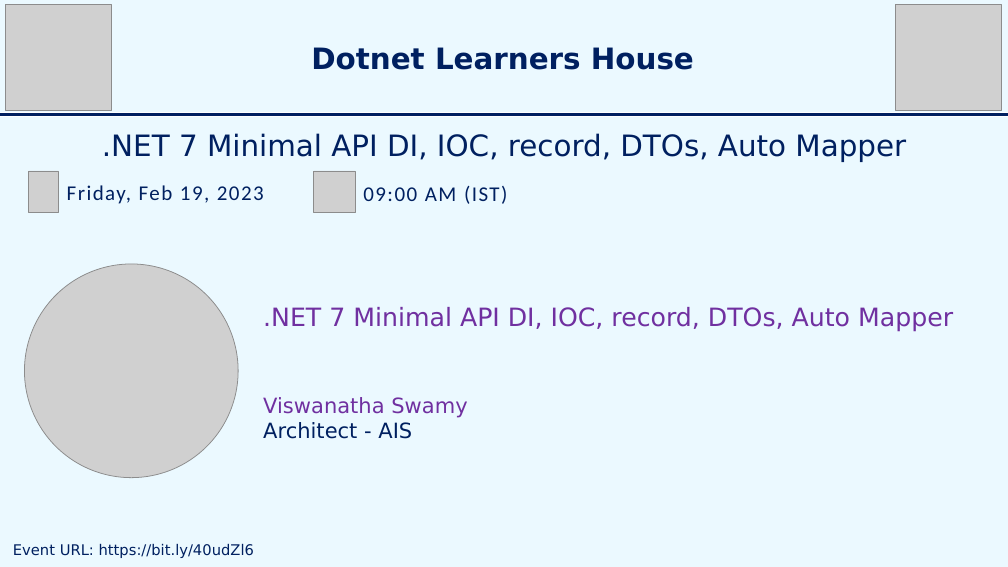
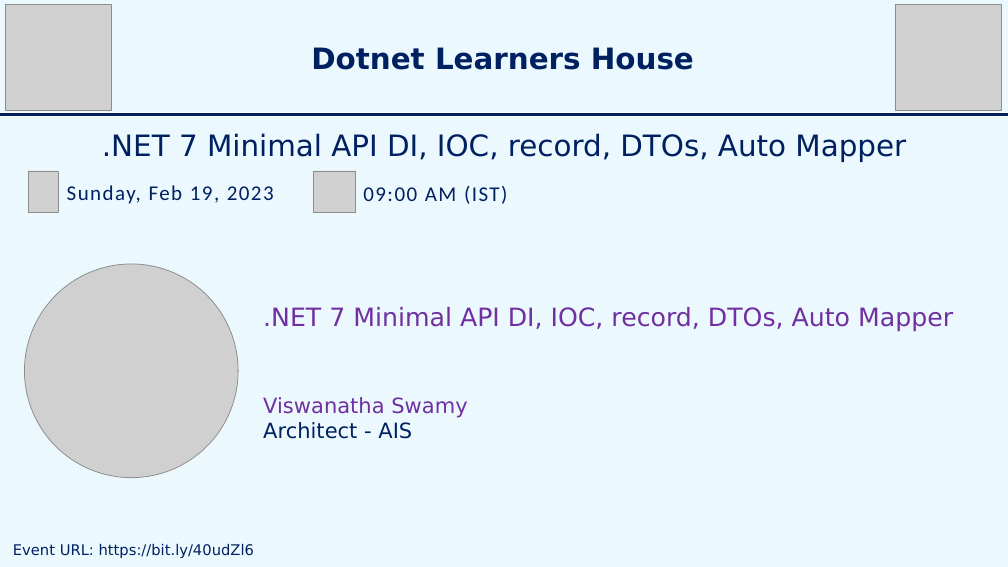
Before and after one commit to vishipayyallore/speaker-series-2023, a slide deck: slide 3 of TechTalk.pptx. Drawn at 1008x567 pixels with LibreOffice and Linux fonts; fonts in the diff are those of the drawing; grey boxes stand for pictures. Boxes give left, top, right and bottom in pixels: in the first picture for what was removed or moved away, otherwise in the second. Text is boxed around its words. In the diff, an @@ line names an element or a change of style, - is before the commit and + after.

```diff
--- a/TechTalk.pptx
+++ b/TechTalk.pptx
@@ text at (67,185,274,204): text changed @@
-Friday, Feb 19, 2023
+Sunday, Feb 19, 2023
```
Also in this commit, not shown: 2 slides added, 18 other files.
